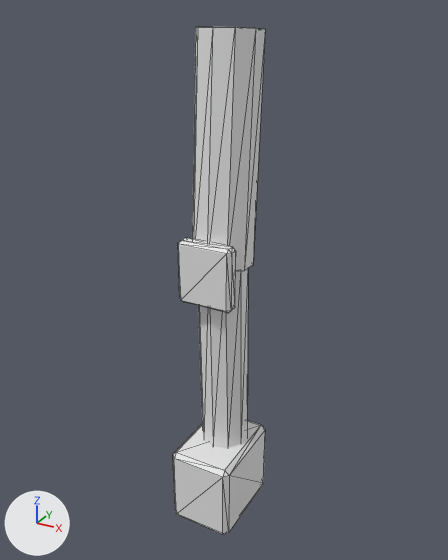
Renders of the glTF model assets/source/units/directorate/sources/infantry/kit/combat_engineer/member_3_hip_left.gltf from each side of a commit.
Before and after are seen from a 50 mm camera at (-0.065, -0.296, 0.032) aimed at (-0.346, 0.214, -0.223). The lights are fixed; the arrows at lower left show +X, +Y and +Z. The picture after the commit comes second. Mesh edges are drawn as thin lines. Vertices at exactly the same position are counted once.

In view in the first picture: 'member_3_hip_left'.
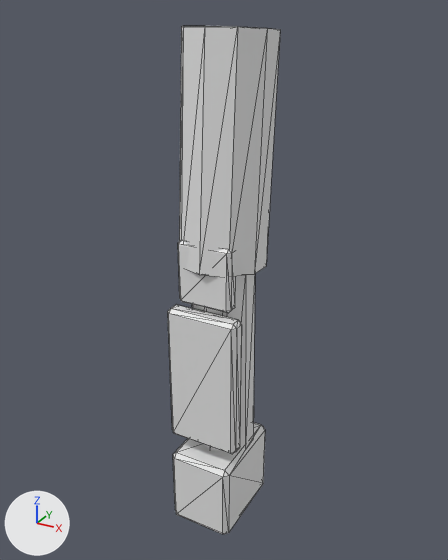
Where the change shows, as pixel boxes (x1, y1, x2, y2) in the pictures (448 x 560 px; the box of a moved part takes in the faces that stretch with it):
'member_3_hip_left', reshaped (22% wider): before (173, 27, 265, 534); after (168, 26, 280, 534)
part 1 of me_member_3_hip_left, added: after (168, 304, 242, 454)
part 2 of me_member_3_hip_left, moved or reshaped: before (192, 27, 265, 448); after (179, 26, 280, 452)

The edits, one by one:
me_member_3_hip_left is used by ob_member_3_hip_left; location (0.0, 0.0, 0.0).
me_member_3_hip_left had 88 vertices, 160 faces and spanned x -0.378..-0.308, y 0.151..0.251, z -0.5..0.017.
me_member_3_hip_left now has 112 vertices, 204 faces and spans x -0.385..-0.301, y 0.151..0.264, z -0.5..0.018.
me_member_3_hip_left part 1: a new loose piece of 24 vertices spanning x -0.382..-0.304, y 0.159..0.177, z -0.393..-0.241.
Part 2, on me_member_3_hip_left:
40 vertices move from x -0.372..-0.314, y 0.174..0.251, z -0.416..0.017 to x -0.385..-0.301, y 0.161..0.264, z -0.416..0.018.
